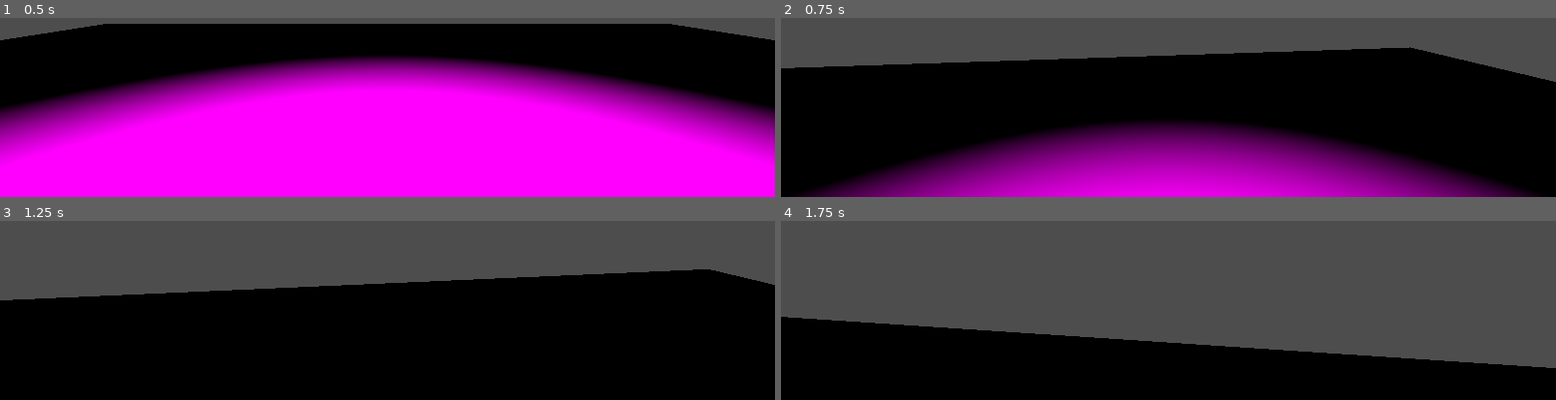
Above: before the commit, frames 1-4 (two rows, left to right).
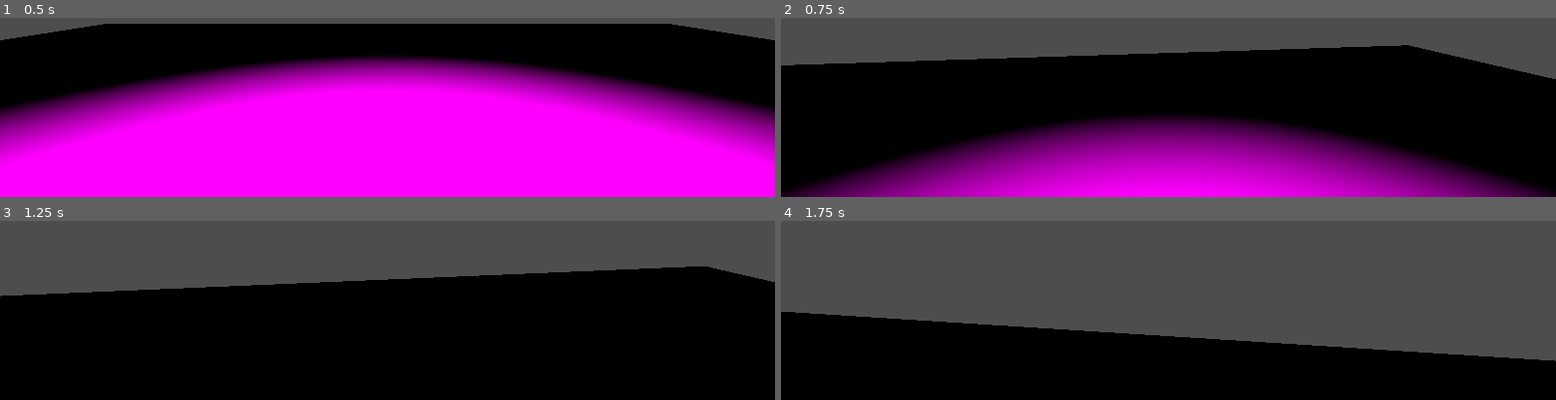
Above: after the commit, the same moments.

Repository: pokiios/GMTK24
Game: Godot game, scene res://TestPlayer.tscn
Two runs of this game, one before a commit and one after it. Both use one fixed random seed, a clock stepped at 60 frames per second and the inputs below. The project has no main scene, so this scene is started directly.
Inputs (mouse positions are in pixels of both pictures, inside the frame that each line leads up to):
- Up to frame 1 (0.5 s): no input
- Up to frame 2 (0.75 s): tap Enter (ui_accept) at 0.5 s; move the mouse to (outside the picture) at 0.52 s; hold W (move_forward) from 0.53 s (still down); right-click (outside the picture) at 0.6 s
- Up to frame 3 (1.25 s): keep holding W (move_forward); tap Enter (ui_accept) at 0.77 s
- Up to frame 4 (1.75 s): keep holding W (move_forward); move the mouse to (outside the picture) at 1.27 s; right-click (outside the picture) at 1.35 s; tap Enter (ui_accept) at 1.52 s

Frame 1 is identical in both runs. In frame 2, 15% of the frame differs, in the area x 0-100%, y 15-100%; in frame 3, 2.1%; in frame 4, 3.5%.
Error after the commit: Invalid access to property or key 'collider' on a base object of type 'Dictionary'. (res://character_body_3d.gd:41)

Commit message:
grabbing works but needs cleaned

Diff:
--- a/TestPlayer.tscn
+++ b/TestPlayer.tscn
@@ -6,6 +6,10 @@
 size = Vector3(20, 1, 20)
 
 [sub_resource type="BoxMesh" id="BoxMesh_jbv73"]
+
+[sub_resource type="CylinderShape3D" id="CylinderShape3D_vo86q"]
+
+[sub_resource type="CylinderMesh" id="CylinderMesh_ylobc"]
 
 [node name="Node3D" type="Node3D"]
 
@@ -36,3 +40,12 @@
 [node name="DirectionalLight3D" type="DirectionalLight3D" parent="."]
 light_angular_distance = 40.71
 sky_mode = 2
+
+[node name="RigidBody3D" type="RigidBody3D" parent="." groups=["grabable"]]
+transform = Transform3D(1, 0, 0, 0, 1, 0, 0, 0, 1, -4.36203, 0.715927, 0)
+
+[node name="CollisionShape3D" type="CollisionShape3D" parent="RigidBody3D"]
+shape = SubResource("CylinderShape3D_vo86q")
+
+[node name="MeshInstance3D" type="MeshInstance3D" parent="RigidBody3D/CollisionShape3D"]
+mesh = SubResource("CylinderMesh_ylobc")
--- a/character_body_3d.gd
+++ b/character_body_3d.gd
@@ -3,24 +3,62 @@
 
 const SPEED = 5.0
 const JUMP_VELOCITY = 4.5
+const RAY_LENGTH = 1000
+
 
 var mouse_sensitivity = 0.002  # radians/pixel
 
 
-@onready var camera = $PlayerCamera
-@onready var ray = $RayCast3D
+@onready var camera = $Pivot/PlayerCamera
+var carrying :RigidBody3D = null
+#var joint
 
 func _init():
 	Input.mouse_mode = Input.MOUSE_MODE_CAPTURED
 
 func _physics_process(delta):
-	# Add the gravity.
+
+	var space_state = get_world_3d().direct_space_state
+	var mousepos = get_viewport().get_mouse_position()
+
+
+
+
 	if not is_on_floor():
 		velocity += get_gravity() * delta
 
 	# Handle jump.
 	if Input.is_action_just_pressed("ui_accept") and is_on_floor():
 		velocity.y = JUMP_VELOCITY
+
+	if Input.is_action_just_pressed("right_click") && carrying == null:
+		var origin = camera.project_ray_origin(mousepos)
+		var end = origin + camera.project_ray_normal(mousepos) * RAY_LENGTH
+		var query = PhysicsRayQueryParameters3D.create(origin, end)
+		query.collide_with_areas = true
+		var result = space_state.intersect_ray(query)
+
+		var the_node := result['collider'] as RigidBody3D
+		if the_node.is_in_group('grabable'):
+			carrying = the_node
+
+	elif Input.is_action_just_pressed("right_click") && carrying:
+		carrying.freeze = false
+		var carry_col := carrying.get_child(0) as CollisionShape3D
+		carry_col.disabled = false
+		carrying = null
+
+
+	if carrying:
+
+		carrying.freeze = true
+		var carry_col := carrying.get_child(0) as CollisionShape3D
+		carry_col.disabled = true
+
+		carrying.position = $Pivot/Hands.global_position
+		carrying.rotation = $Pivot/Hands.global_rotation
+
+
 
 
 	# Get the input direction and handle the movement/deceleration.
--- a/player.tscn
+++ b/player.tscn
@@ -25,8 +25,5 @@
 current = true
 script = ExtResource("2_5fktn")
 
-[node name="RayCast3D" type="RayCast3D" parent="."]
-transform = Transform3D(1, 0, 0, 0, 1, 0, 0, 0, 1, 0, 0.552375, 0)
-target_position = Vector3(0, 0, -2)
-collide_with_areas = true
-debug_shape_custom_color = Color(1, 1, 0, 1)
+[node name="Hands" type="Node3D" parent="Pivot"]
+transform = Transform3D(1, 0, 0, 0, 1, 0, 0, 0, 1, 0, -0.0603594, -1.83816)
--- a/project.godot
+++ b/project.godot
@@ -18,6 +18,10 @@
 
 version_control/plugin_name="GitPlugin"
 version_control/autoload_on_startup=true
+
+[global_group]
+
+grabable="object that can be grabbed by the player"
 
 [input]
 
@@ -41,3 +45,8 @@
 "events": [Object(InputEventKey,"resource_local_to_scene":false,"resource_name":"","device":-1,"window_id":0,"alt_press …(192 unchanged characters)…
 ]
 }
+right_click={
+"deadzone": 0.5,
+"events": [Object(InputEventMouseButton,"resource_local_to_scene":false,"resource_name":"","device":-1,"window_id":0,"alt_pressed":false,"shift_pressed":false,"ctrl_pressed":false,"meta_pressed":false,"button_mask":0,"position":Vector2(0, 0),"global_position":Vector2(0, 0),"factor":1.0,"button_index":2,"canceled":false,"pressed":false,"double_click":false,"script":null)
+]
+}
Not shown: 1 places in TestPlayer.tscn that only renumber resources
